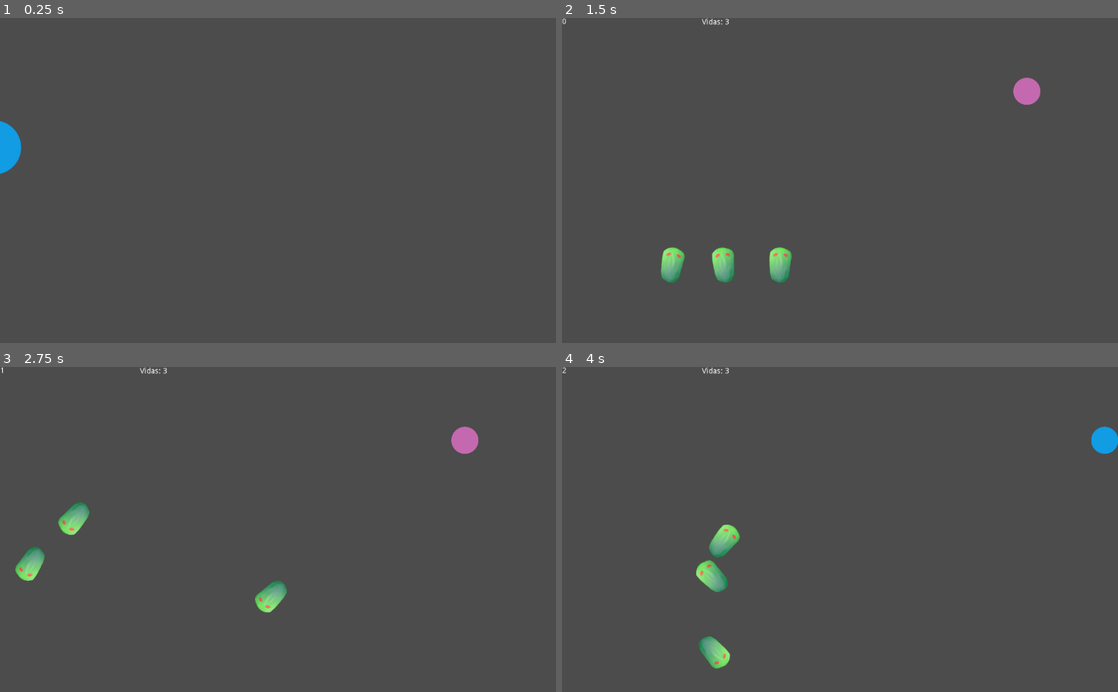
Above: before the commit, frames 1-4 (two rows, left to right).
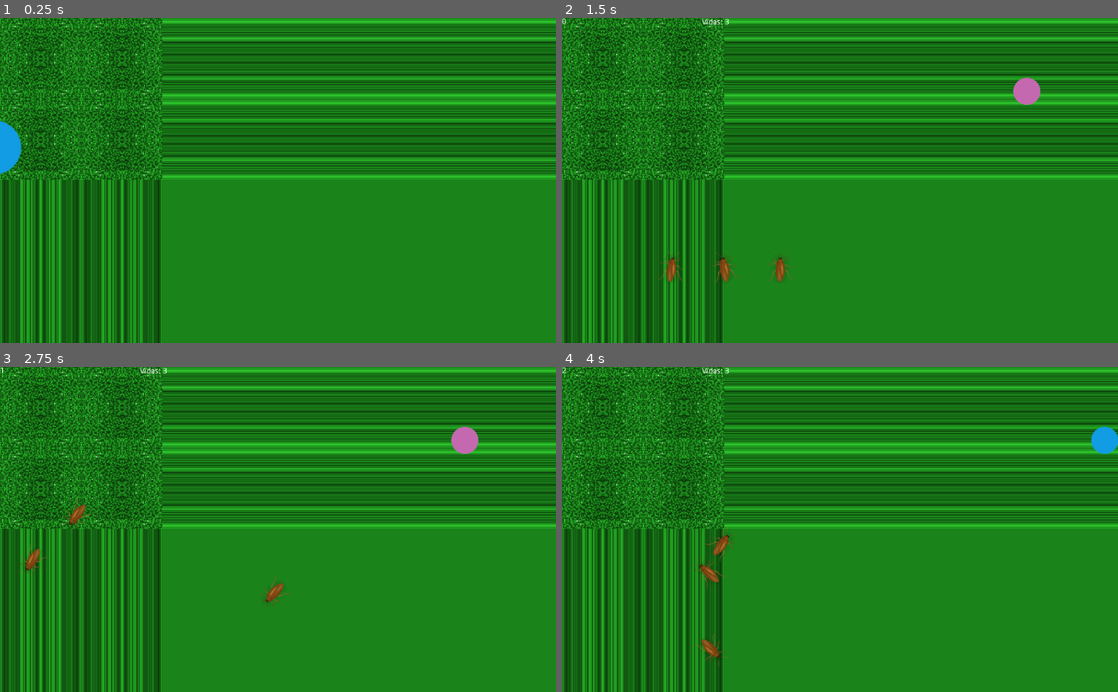
Above: after the commit, the same moments.

Repository: nourthe/nombres
Game: Godot game, scene res://intro.tscn
The game is run twice, just before and just after one commit, with the same random seed, the same clock (stepped at 60 frames per second) and the same inputs.
Inputs (mouse positions are in pixels of both pictures, inside the frame that each line leads up to):
- Up to frame 1 (0.25 s): no input
- Up to frame 2 (1.5 s): tap Enter at 0.5 s; move the mouse to (962, 164) at 0.52 s; hold Right (pj_right) 0.53-1.25 s; click (962, 164) at 0.67 s; click "Modo Supervivencia" at 1.25 s
- Up to frame 3 (2.75 s): drag from (166, 545) to (250, 594) at 2.02 s
- Up to frame 4 (4 s): move the mouse to (895, 458) at 2.77 s; hold Right (pj_right) 2.78-3.5 s; click (895, 458) at 2.92 s; drag from (812, 594) to (673, 480) at 3.52 s

The runs differ from the first frame. In frame 1, 100% of the frame differs, in the area x 0-100%, y 0-100%; in frame 2, 100%; in frame 3, 100%; in frame 4, 100%.

Commit message:
Añadida cucaracha animada en intro y super

Diff:
--- a/escenas/supervivencia.tscn
+++ b/escenas/supervivencia.tscn
@@ -1,24 +1,27 @@
-[gd_scene load_steps=5 format=2]
+[gd_scene load_steps=6 format=2]
 
 [ext_resource path="res://src/supervivencia.gd" type="Script" id=1]
-[ext_resource path="res://objects/personaje.tscn" type="PackedScene" id=2]
-[ext_resource path="res://src/personaje.gd" type="Script" id=3]
-[ext_resource path="res://objects/insecto.tscn" type="PackedScene" id=4]
+[ext_resource path="res://objects/fondo.tscn" type="PackedScene" id=2]
+[ext_resource path="res://objects/personaje.tscn" type="PackedScene" id=3]
+[ext_resource path="res://src/personaje.gd" type="Script" id=4]
+[ext_resource path="res://objects/insecto.tscn" type="PackedScene" id=5]
 
 [node name="Juego" type="Node"]
 script = ExtResource( 1 )
 
-[node name="jugador" parent="." instance=ExtResource( 2 )]
+[node name="fondo" parent="." instance=ExtResource( 2 )]
+
+[node name="jugador" parent="." instance=ExtResource( 3 )]
 position = Vector2( 856.177, 135.391 )
-script = ExtResource( 3 )
+script = ExtResource( 4 )
 
-[node name="KinematicBody2D2" parent="." instance=ExtResource( 4 )]
+[node name="KinematicBody2D2" parent="." instance=ExtResource( 5 )]
 position = Vector2( 200, 500 )
 
-[node name="KinematicBody2D16" parent="." instance=ExtResource( 4 )]
+[node name="KinematicBody2D16" parent="." instance=ExtResource( 5 )]
 position = Vector2( 300, 500 )
 
-[node name="KinematicBody2D17" parent="." instance=ExtResource( 4 )]
+[node name="KinematicBody2D17" parent="." instance=ExtResource( 5 )]
 position = Vector2( 400, 500 )
 
 [node name="textos" type="Control" parent="."]
--- a/intro.tscn
+++ b/intro.tscn
@@ -1,8 +1,9 @@
-[gd_scene load_steps=5 format=2]
+[gd_scene load_steps=6 format=2]
 
 [ext_resource path="res://src/intro.gd" type="Script" id=1]
-[ext_resource path="res://assets/bola.png" type="Texture" id=2]
-[ext_resource path="res://assets/insecto.png" type="Texture" id=3]
+[ext_resource path="res://objects/fondo.tscn" type="PackedScene" id=2]
+[ext_resource path="res://assets/bola.png" type="Texture" id=3]
+[ext_resource path="res://objects/insecto.tscn" type="PackedScene" id=4]
 
 [sub_resource type="Animation" id=1]
 
@@ -33,32 +34,34 @@
 "values": [ 0.0, 0.0 ]
 }
 tracks/2/type = "value"
-tracks/2/path = NodePath("insecto:rect_position")
+tracks/2/path = NodePath("insecto:rect_rotation")
 tracks/2/interp = 2
 tracks/2/loop_wrap = true
 tracks/2/imported = false
 tracks/2/enabled = true
 tracks/2/keys = {
+"times": PoolRealArray( 0, 1, 1.4, 2, 2.5, 3 ),
+"transitions": PoolRealArray( 1, 1, 1, 1, 1, 1 ),
+"update": 0,
+"values": [ 79.4016, 65.4655, 126.101, 115.561, 87.2734, 56.9793 ]
+}
+tracks/3/type = "value"
+tracks/3/path = NodePath("insecto:rect_position")
+tracks/3/interp = 2
+tracks/3/loop_wrap = true
+tracks/3/imported = false
+tracks/3/enabled = true
+tracks/3/keys = {
 "times": PoolRealArray( 0, 1.1, 1.9, 2.5, 3 ),
 "transitions": PoolRealArray( 1, 1, 1, 1, 1 ),
 "update": 0,
 "values": [ Vector2( -164, 213 ), Vector2( 101, 47 ), Vector2( 473, 327 ), Vector2( 695, 451 ), Vector2( 1155, 151 ) ]
 }
-tracks/3/type = "value"
-tracks/3/path = NodePath("insecto:rect_rotation")
-tracks/3/interp = 2
-tracks/3/loop_wrap = true
-tracks/3/imported = false
-tracks/3/enabled = true
-tracks/3/keys = {
-"times": PoolRealArray( 0, 1, 1.4, 2, 2.5, 3 ),
-"transitions": PoolRealArray( 1, 1, 1, 1, 1, 1 ),
-"update": 0,
-"values": [ 79.4016, 65.4655, 126.101, 115.561, 87.2734, 56.9793 ]
-}
 
 [node name="Node" type="Node"]
 script = ExtResource( 1 )
+
+[node name="fondo" parent="." instance=ExtResource( 2 )]
 
 [node name="intro" type="AnimationPlayer" parent="."]
 anims/mueve_bola = SubResource( 1 )
@@ -68,14 +71,19 @@
 margin_top = 188.494
 margin_right = 0.278587
 margin_bottom = 288.494
-texture = ExtResource( 2 )
+texture = ExtResource( 3 )
 
-[node name="insecto" type="TextureRect" parent="."]
+[node name="insecto" type="Control" parent="."]
 margin_left = -149.0
 margin_top = 202.0
 margin_right = -49.0
 margin_bottom = 432.0
 rect_rotation = 78.2368
-texture = ExtResource( 3 )
+
+[node name="KinematicBody2D" parent="insecto" instance=ExtResource( 4 )]
+position = Vector2( 73.9403, 100.474 )
+rotation = 0.0199304
+scale = Vector2( 0.951402, 0.951402 )
+corriendo = false
 
 [connection signal="animation_finished" from="intro" to="." method="on_intro_end"]
--- /dev/null
+++ b/objects/fondo.tscn
@@ -0,0 +1,9 @@
+[gd_scene load_steps=2 format=2]
+
+[ext_resource path="res://assets/pasto.png" type="Texture" id=1]
+
+[node name="fondo" type="Sprite"]
+position = Vector2( 512, 300 )
+texture = ExtResource( 1 )
+region_enabled = true
+region_rect = Rect2( 0, 0, 1024, 600 )
--- a/objects/insecto.tscn
+++ b/objects/insecto.tscn
@@ -1,51 +1,35 @@
-[gd_scene load_steps=5 format=2]
+[gd_scene load_steps=8 format=2]
 
 [ext_resource path="res://src/insecto.gd" type="Script" id=1]
-[ext_resource path="res://assets/insecto.png" type="Texture" id=2]
-
-[sub_resource type="ShaderMaterial" id=1]
-
-render_priority = 0
+[ext_resource path="res://assets/cuca/1.png" type="Texture" id=2]
+[ext_resource path="res://assets/cuca/2.png" type="Texture" id=3]
+[ext_resource path="res://assets/cuca/3.png" type="Texture" id=4]
+[ext_resource path="res://assets/cuca/4.png" type="Texture" id=5]
 
 [sub_resource type="RectangleShape2D" id=2]
 
-custom_solver_bias = 0.0
 extents = Vector2( 14.0398, 10 )
 
-[node name="KinematicBody2D" type="KinematicBody2D" index="0"]
+[sub_resource type="SpriteFrames" id=3]
 
-scale = Vector2( 0.5, 0.5 )
-input_pickable = false
-collision_layer = 1
-collision_mask = 1
-collision/safe_margin = 0.08
+animations = [ {
+"frames": [ ExtResource( 2 ), ExtResource( 3 ), ExtResource( 4 ), ExtResource( 5 ), ExtResource( 4 ), ExtResource( 3 ) ],
+"loop": true,
+"name": "caminar",
+"speed": 20.0
+} ]
+
+[node name="KinematicBody2D" type="KinematicBody2D"]
+scale = Vector2( 0.4, 0.4 )
 script = ExtResource( 1 )
-_sections_unfolded = [ "Transform" ]
 
-[node name="TextureRect" type="TextureRect" parent="." index="0"]
-
-material = SubResource( 1 )
-anchor_left = 0.0
-anchor_top = 0.0
-anchor_right = 0.0
-anchor_bottom = 0.0
-margin_left = -51.0
-margin_top = -94.0
-margin_right = 49.0
-margin_bottom = 106.0
-rect_pivot_offset = Vector2( 0, 0 )
-rect_clip_content = false
-mouse_filter = 1
-mouse_default_cursor_shape = 0
-size_flags_horizontal = 1
-size_flags_vertical = 1
-texture = ExtResource( 2 )
-stretch_mode = 0
-_sections_unfolded = [ "Margin", "Material", "Rect" ]
-
-[node name="CollisionShape2D" type="CollisionShape2D" parent="." index="1"]
-
-position = Vector2( -0.643211, 2.00882 )
+[node name="CollisionShape2D" type="CollisionShape2D" parent="."]
+position = Vector2( -0.643211, 24.0088 )
 scale = Vector2( 2.15906, 5.67582 )
 shape = SubResource( 2 )
-_sections_unfolded = [ "Material" ]
+
+[node name="AnimatedSprite" type="AnimatedSprite" parent="."]
+frames = SubResource( 3 )
+animation = "caminar"
+frame = 1
+playing = true
--- a/project.godot
+++ b/project.godot
@@ -17,6 +17,7 @@
 
 config/name="insecto-mania"
 run/main_scene="res://intro.tscn"
+boot_splash/image="res://assets/splash.png"
 config/icon="res://icon.png"
 
 [input]
--- a/src/insecto.gd
+++ b/src/insecto.gd
@@ -1,17 +1,19 @@
 extends KinematicBody2D
 
+export var corriendo = true
 var LIMITE_ROTACION = 0.1
 var VELOCIDAD = 250
 var rotacion = 0
 var variacion = 0
 
 func _process(delta):
-	randomize()
-	variacion = rand_range(-1,1)*delta
-	if(abs(rotacion + variacion) <= LIMITE_ROTACION):
-		rotacion += variacion
-	rotate(rotacion)
-	var collision = move_and_collide(Vector2(0,-1).rotated(rotation)*VELOCIDAD*delta)
-	if collision:
-		if collision.collider.has_method("hit"):
-			collision.collider.hit(collision.normal)
+	if(corriendo):
+		randomize()
+		variacion = rand_range(-1,1)*delta
+		if(abs(rotacion + variacion) <= LIMITE_ROTACION):
+			rotacion += variacion
+		rotate(rotacion)
+		var collision = move_and_collide(Vector2(0,-1).rotated(rotation)*VELOCIDAD*delta)
+		if collision:
+			if collision.collider.has_method("hit"):
+				collision.collider.hit(collision.normal)
Binary file added: assets/cuca.png
Binary file added: assets/cuca/1.png
Binary file added: assets/cuca/2.png
Binary file added: assets/cuca/3.png
Binary file added: assets/cuca/4.png
Binary file added: assets/pasto.png
Binary file added: assets/splash.png
